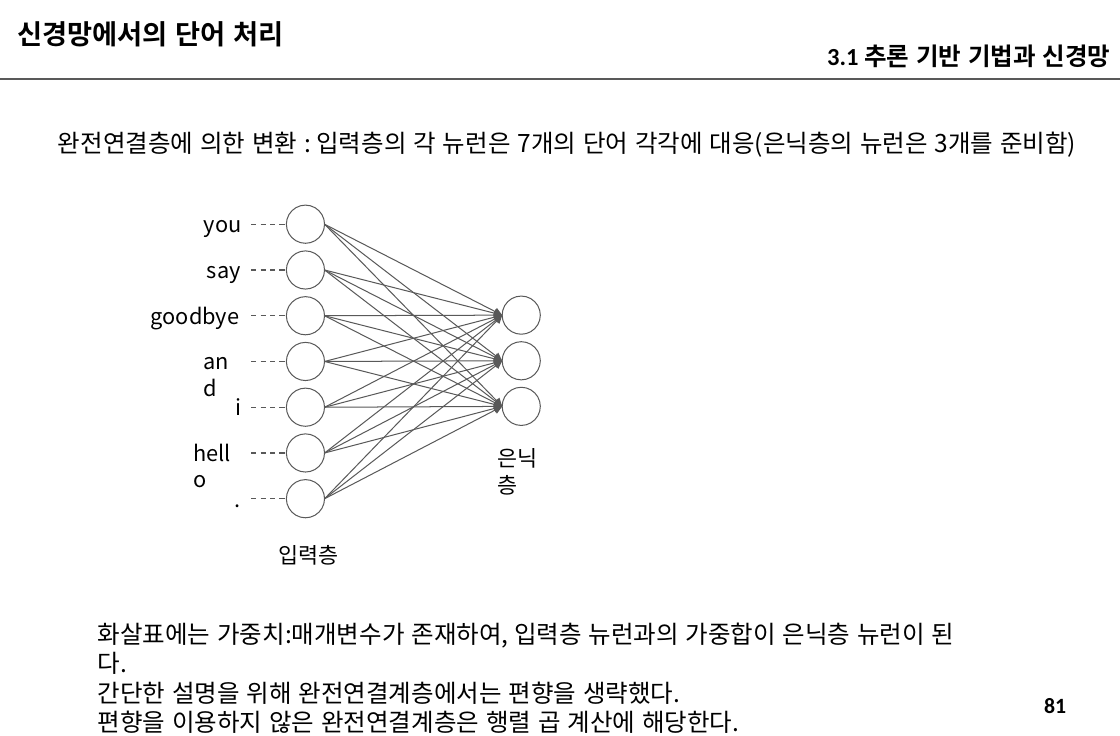
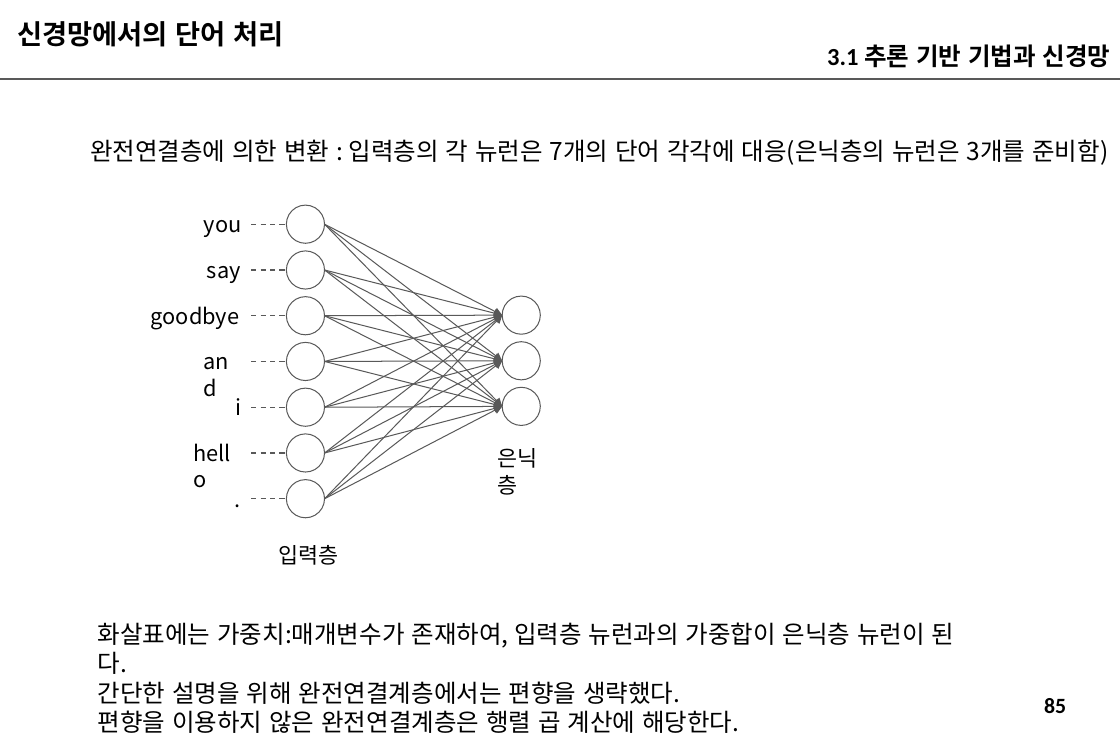
Before and after one commit to imguru-mooc/deep_learning_nlp, a slide deck: slide 85 of 인공지능_자연어처리_2_판서.pptx (slide 81 before the commit). Drawn at 1120x736 pixels with LibreOffice and Linux fonts; fonts in the diff are those of the drawing. Boxes give left, top, right and bottom in pixels: in the first picture for what was removed or moved away, otherwise in the second. Text is boxed around its words. In the diff, an @@ line names an element or a change of style, - is before the commit and + after.

```diff
--- a/인공지능_자연어처리_2_판서.pptx
+++ b/인공지능_자연어처리_2_판서.pptx
@@ text "완전연결층에 의한 변환 : 입력층의 ...": place and size @@
-text "완전연결층에 의한 변환 : 입력층의 ..." at <box>58,131,1076,157</box>
+text "완전연결층에 의한 변환 : 입력층의 ..." at <box>90,139,1108,165</box>
@@ page number at <box>1044,698,1066,713</box>: text changed @@
-81
+85
```
Also in this commit, not shown: 4 other slides changed, 7 slides added.
